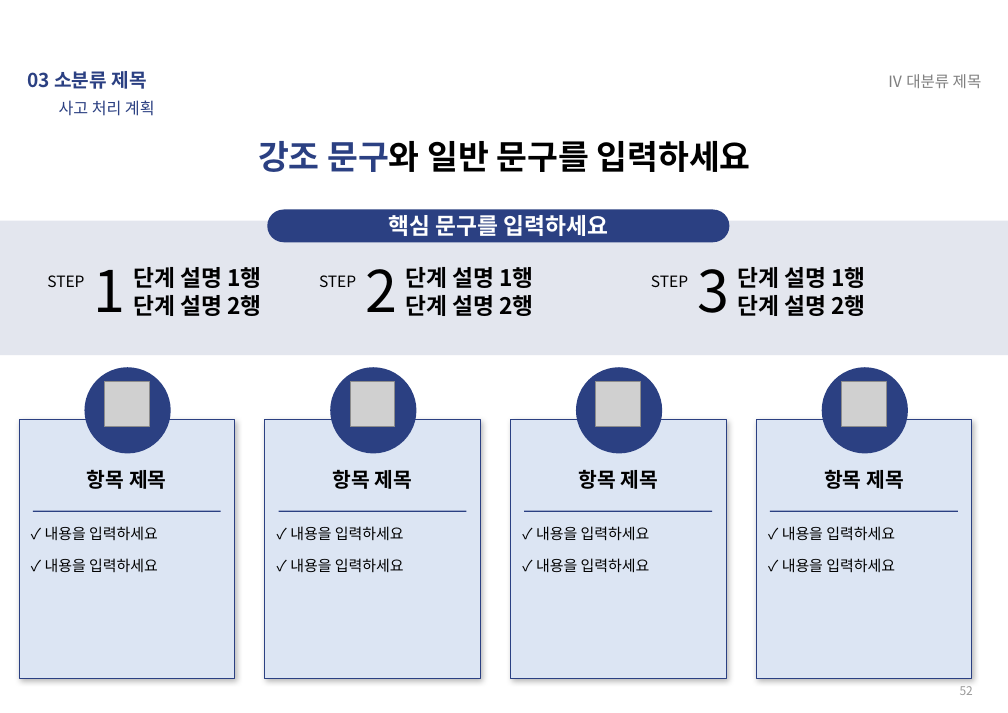
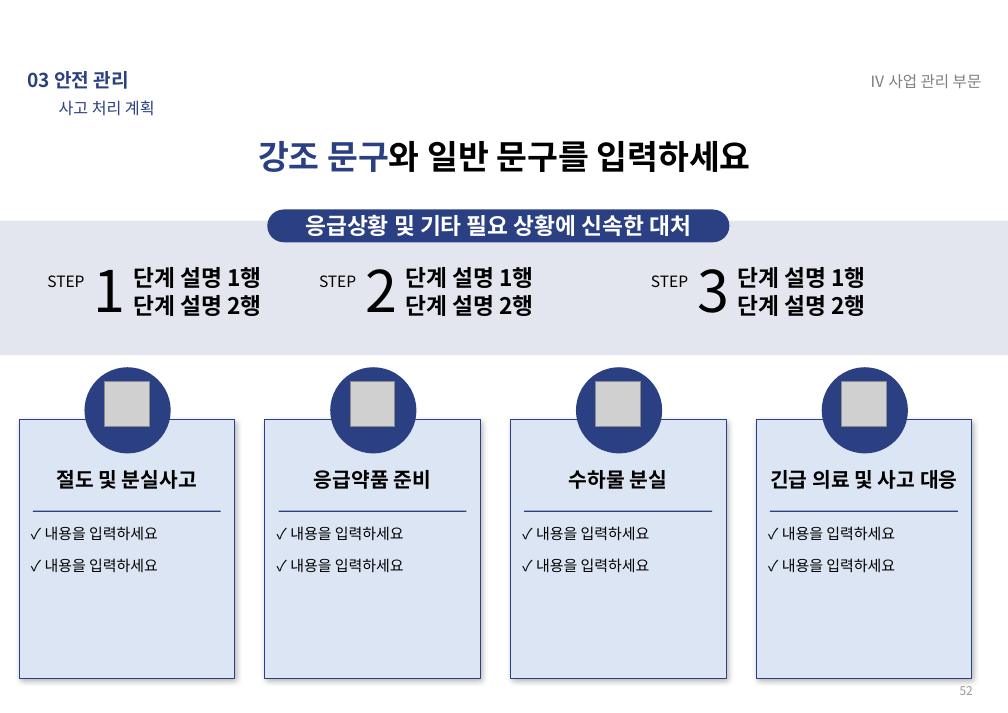
Before and after one commit to jinyor4435/-, a slide deck: slide 52 of 입찰제안서_PPT템플릿_2026SW미래채움.pptx. Drawn at 1008x713 pixels with LibreOffice and Linux fonts; fonts in the diff are those of the drawing; grey boxes stand for pictures. Boxes give left, top, right and bottom in pixels: in the first picture for what was removed or moved away, otherwise in the second. Text is boxed around its words. In the diff, an @@ line names an element or a change of style, - is before the commit and + after.

```diff
--- a/입찰제안서_PPT템플릿_2026SW미래채움.pptx
+++ b/입찰제안서_PPT템플릿_2026SW미래채움.pptx
@@ text at (28,71,129,89): text changed @@
-03 소분류 제목
+03 안전 관리
@@ text at (870,74,982,88): text changed @@
-Ⅳ 대분류 제목
+Ⅳ 사업 관리 부문
@@ text in rounded rectangle at (305,215,692,236): text changed @@
-핵심 문구를 입력하세요
+응급상황 및 기타 필요 상황에 신속한 대처
@@ text at (56,470,197,489): text changed @@
-항목 제목
+절도 및 분실사고
@@ text at (314,470,431,489): text changed @@
-항목 제목
+응급약품 준비
@@ text at (569,470,667,489): text changed @@
-항목 제목
+수하물 분실
@@ text at (770,470,957,489): text changed @@
-항목 제목
+긴급 의료 및 사고 대응
```
Also in this commit, not shown: 41 other slides changed, 13 slides added, 13 slides removed.
